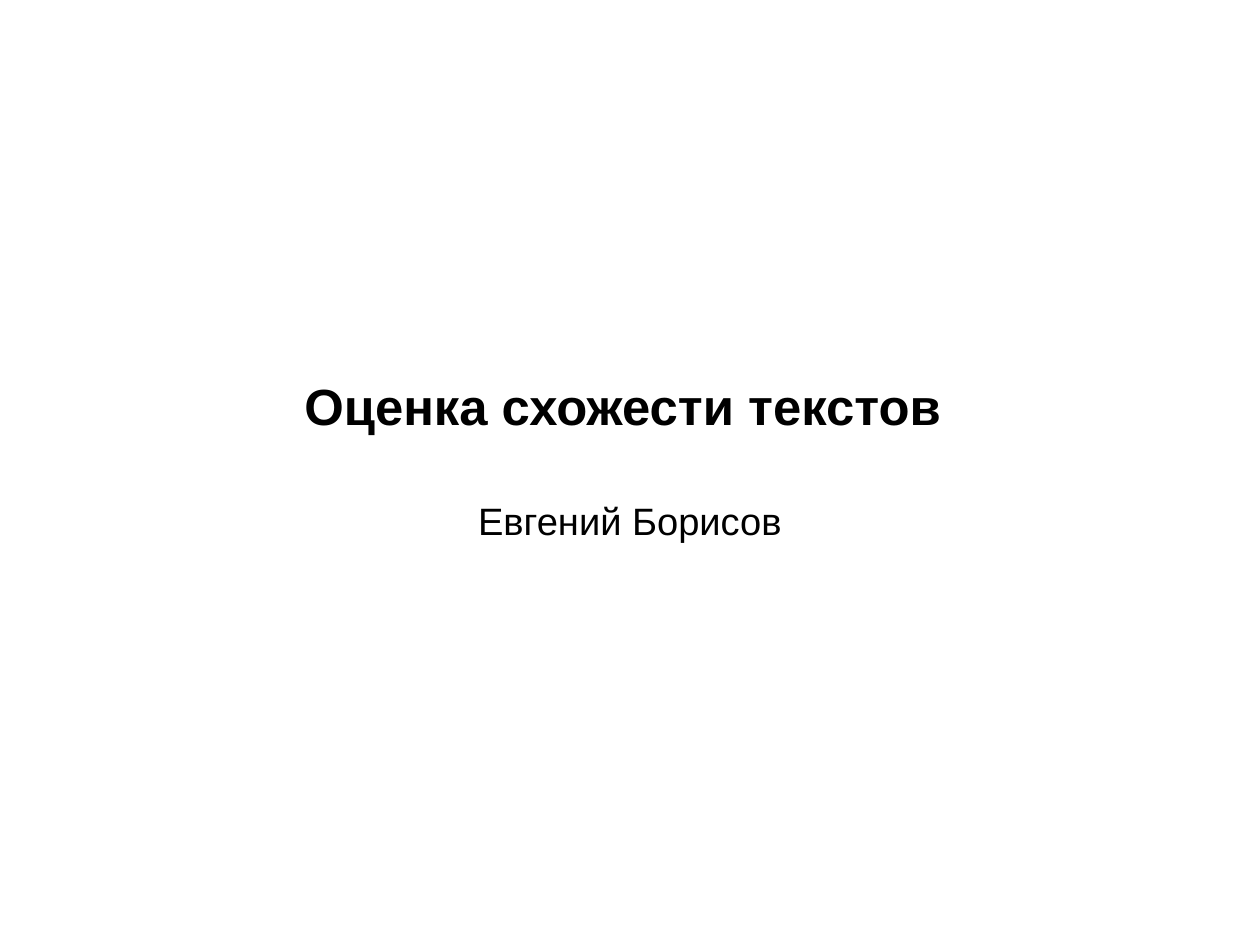
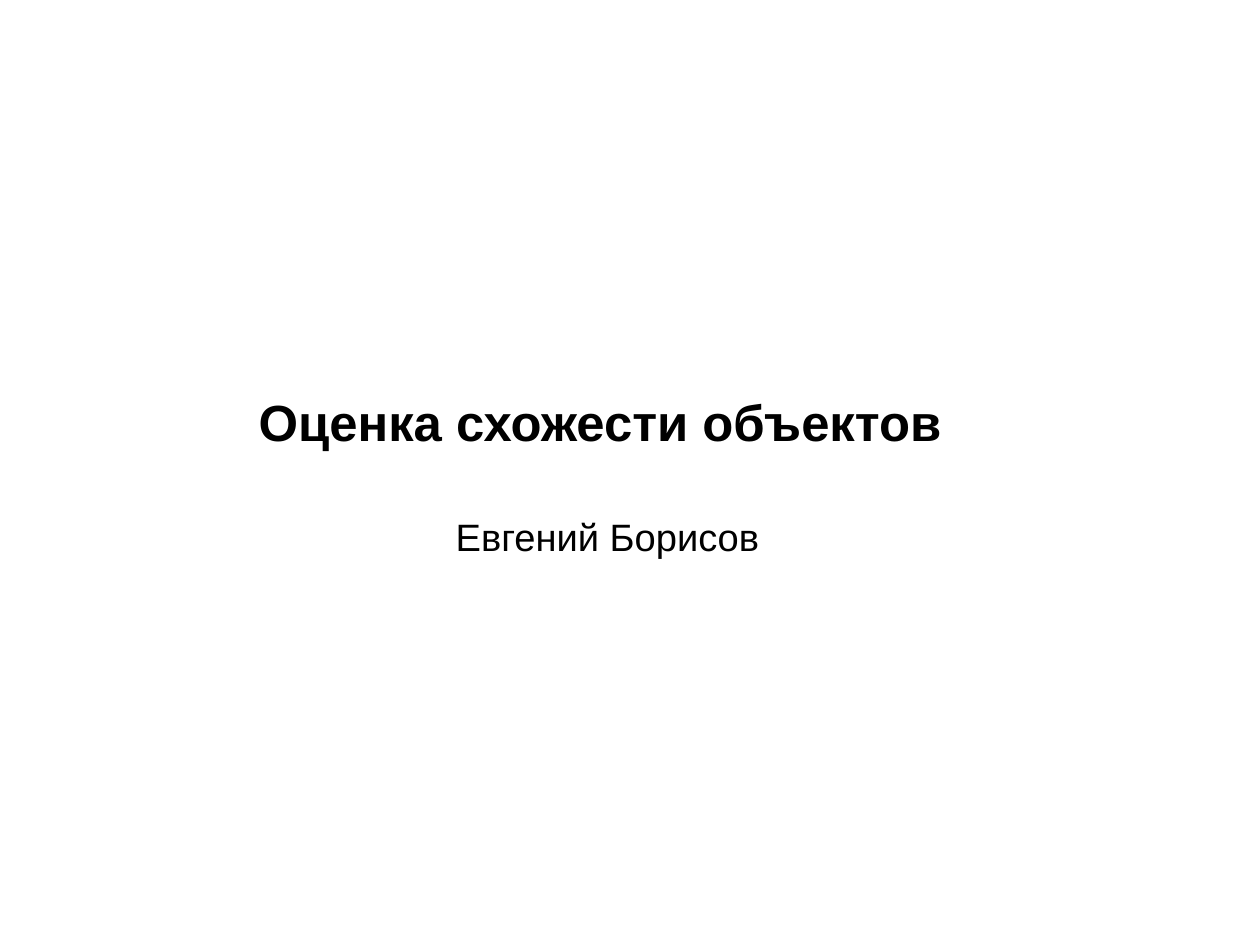
Before and after one commit to mechanoid5/ml_lectorium_legacy, a slide deck: slide 1 of 32-siamese.odp. Drawn at 1260x945 pixels with LibreOffice and Linux fonts; fonts in the diff are those of the drawing; background and template pictures are left out. Boxes give left, top, right and bottom in pixels: in the first picture for what was removed or moved away, otherwise in the second. Text is boxed around its words. In the diff, an @@ line names an element or a change of style, - is before the commit and + after.

```diff
--- a/32-siamese.odp
+++ b/32-siamese.odp
@@ subtitle "Оценка схожести объектов": place and size @@
-subtitle "Оценка схожести объектов" at [304,389,941,543]
+subtitle "Оценка схожести объектов" at [259,403,941,559]
@@ subtitle at [259,403,941,451]: text changed @@
-Оценка схожести текстов
+Оценка схожести объектов
```
Also in this commit, not shown: 2 other files.
